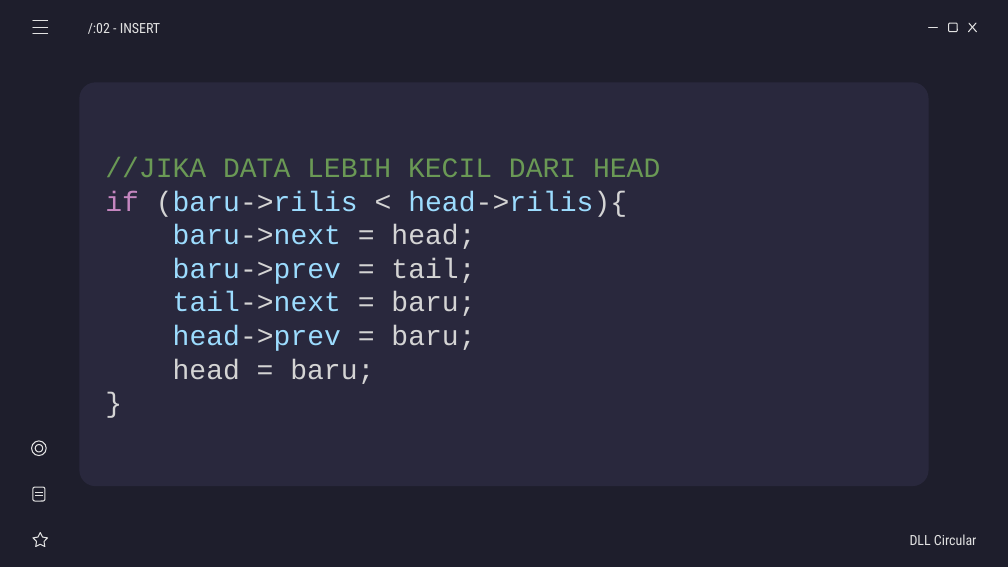
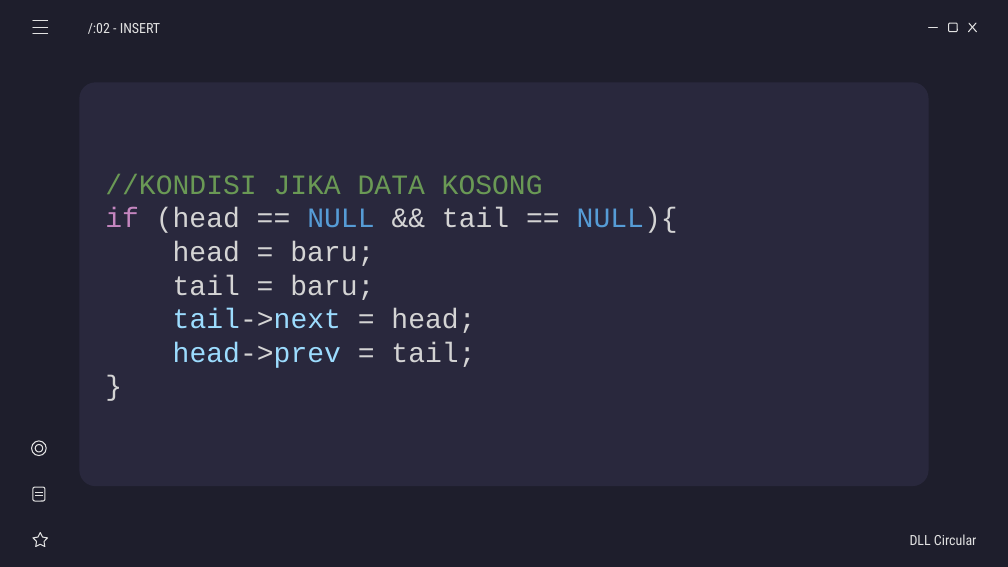
Before and after one commit to weztcy/Semester-3, a slide deck: slide 8 of Struktur Data/List Game - Kelompok 5.pptx (slide 7 before the commit). Drawn at 1008x567 pixels with LibreOffice and Linux fonts; fonts in the diff are those of the drawing. Boxes give left, top, right and bottom in pixels: in the first picture for what was removed or moved away, otherwise in the second. Text is boxed around its words. In the diff, an @@ line names an element or a change of style, - is before the commit and + after.

```diff
--- a/Struktur Data/List Game - Kelompok 5.pptx
+++ b/Struktur Data/List Game - Kelompok 5.pptx
@@ subtitle at (105,174,678,233): text changed; text colour #9CDCFE to #6A9955 @@
-//JIKA DATA LEBIH KECIL DARI HEAD
-if (baru->rilis < head->rilis){
-baru->next = head;
-baru->prev = tail;
-tail->next = baru;
-head->prev = baru;
+//KONDISI JIKA DATA KOSONG
+if (head == NULL && tail == NULL){
@@ subtitle at (173,275,475,368): paragraphs added @@
+tail = baru;
+tail->next = head;
+head->prev = tail;
```
Also in this commit, not shown: 3 other slides changed, 13 slides added, 4 other files.
